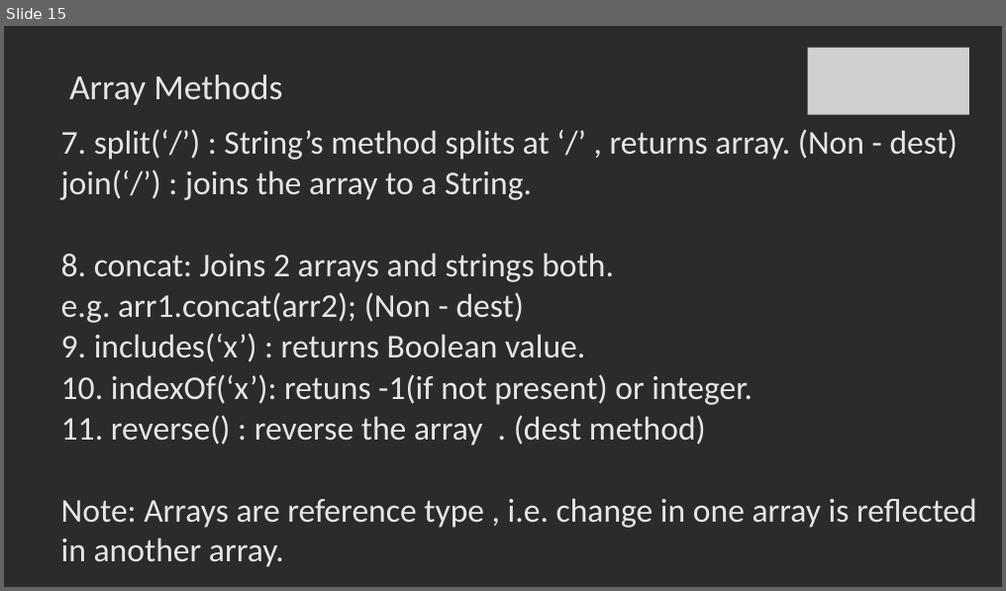
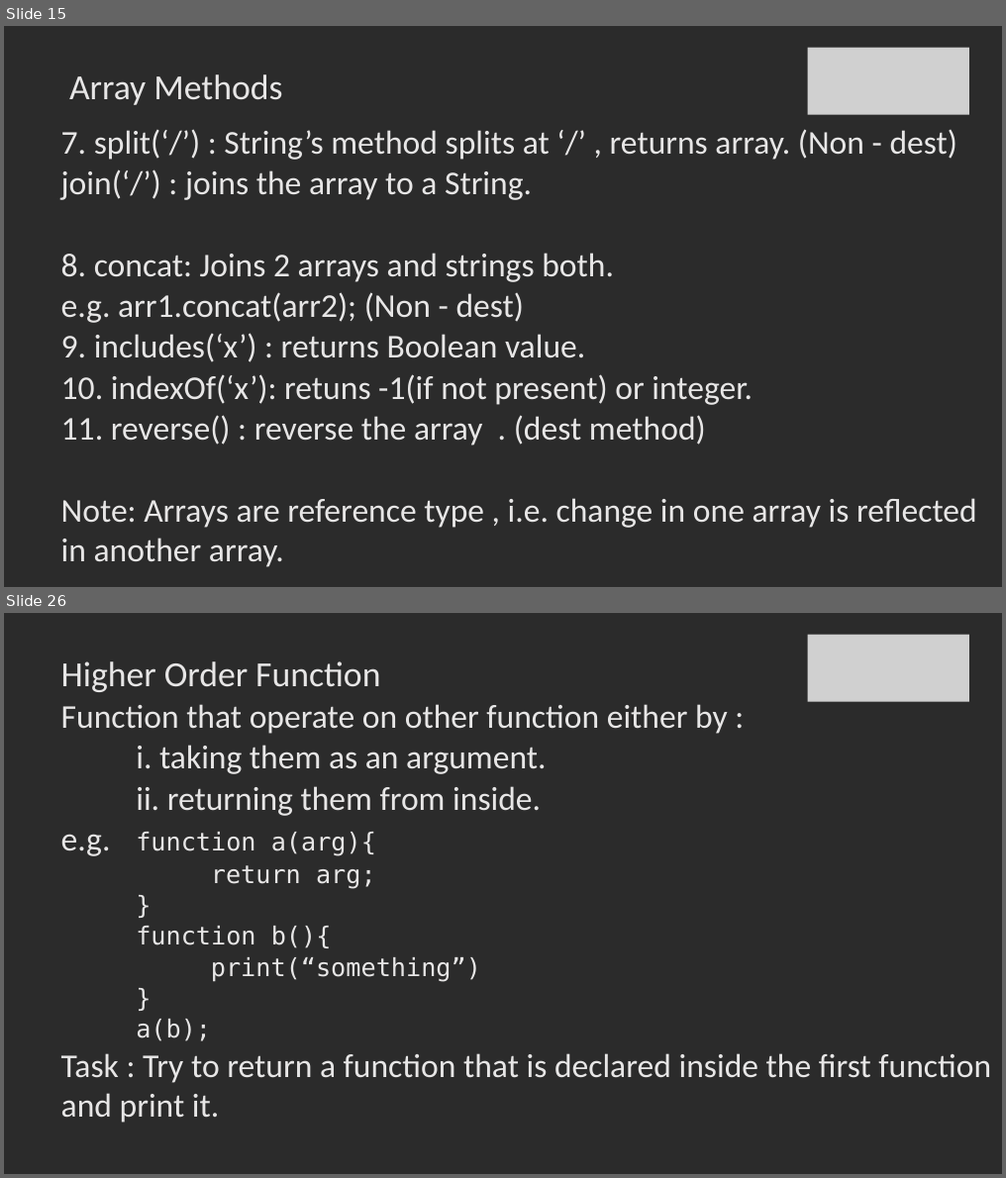
Before and after one commit to SachinBarpanda/WebDevGla, a slide deck: JS.pptx. Shown one above the other, each under a label of ours: slide 15 before the commit, slides 15 and 26 after it; the slides between them are not shown. The pictures are 1006x591 and 1006x1178 pixels, drawn with LibreOffice and Linux fonts; fonts in the diff are those of the drawing; grey boxes stand for pictures; background and template pictures are left out; a plain dark background stands for a picture behind light text. Boxes give left, top, right and bottom in pixels: in the first picture for what was removed or moved away, otherwise in the second. Text is boxed around its words. In the diff, an @@ line names an element or a change of style, - is before the commit and + after.

```diff
--- a/JS.pptx
+++ b/JS.pptx
@@ slide 26 added at (x1=4, y1=613, x2=1002, y2=1174), background picture (left out) @@
@@ picture added at (x1=807, y1=635, x2=969, y2=702) @@
@@ title added at (x1=61, y1=662, x2=380, y2=692), 34 pt, text #E7E6E6 @@
+Higher Order Function
@@ text added at (x1=61, y1=704, x2=991, y2=1123), 32 pt, text #E7E6E6 @@
+Function that operate on other function either by :
+i. taking them as an argument.
+ii. returning them from inside.
+e.g. function a(arg){
+return arg;
+}
+function b(){
+print(“something”)
+}
+a(b);
+Task : Try to return a function that is declared inside the first function and print it.
```
Also in this commit, not shown: 12 other slides added, 43 other files.
